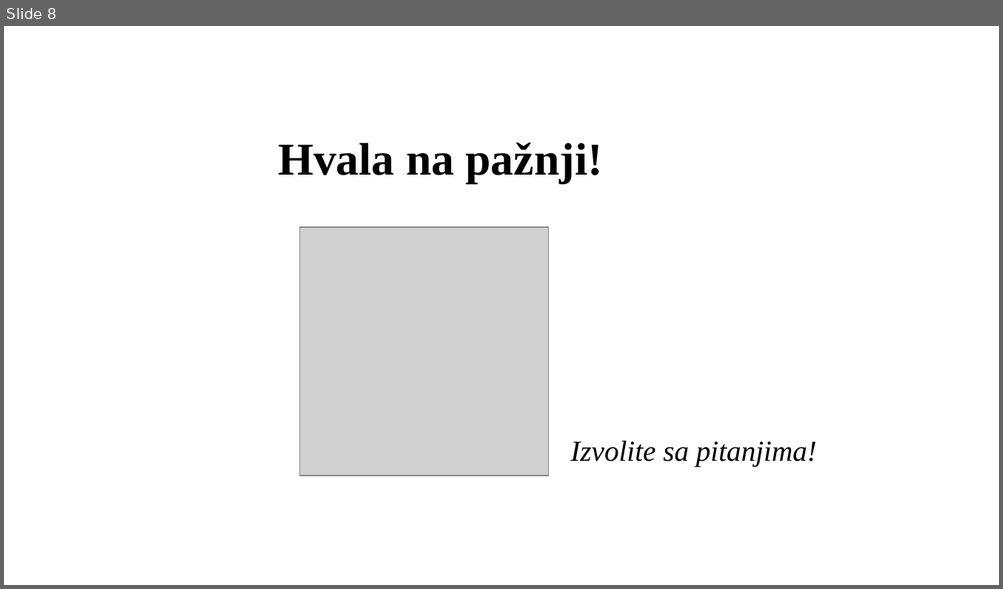
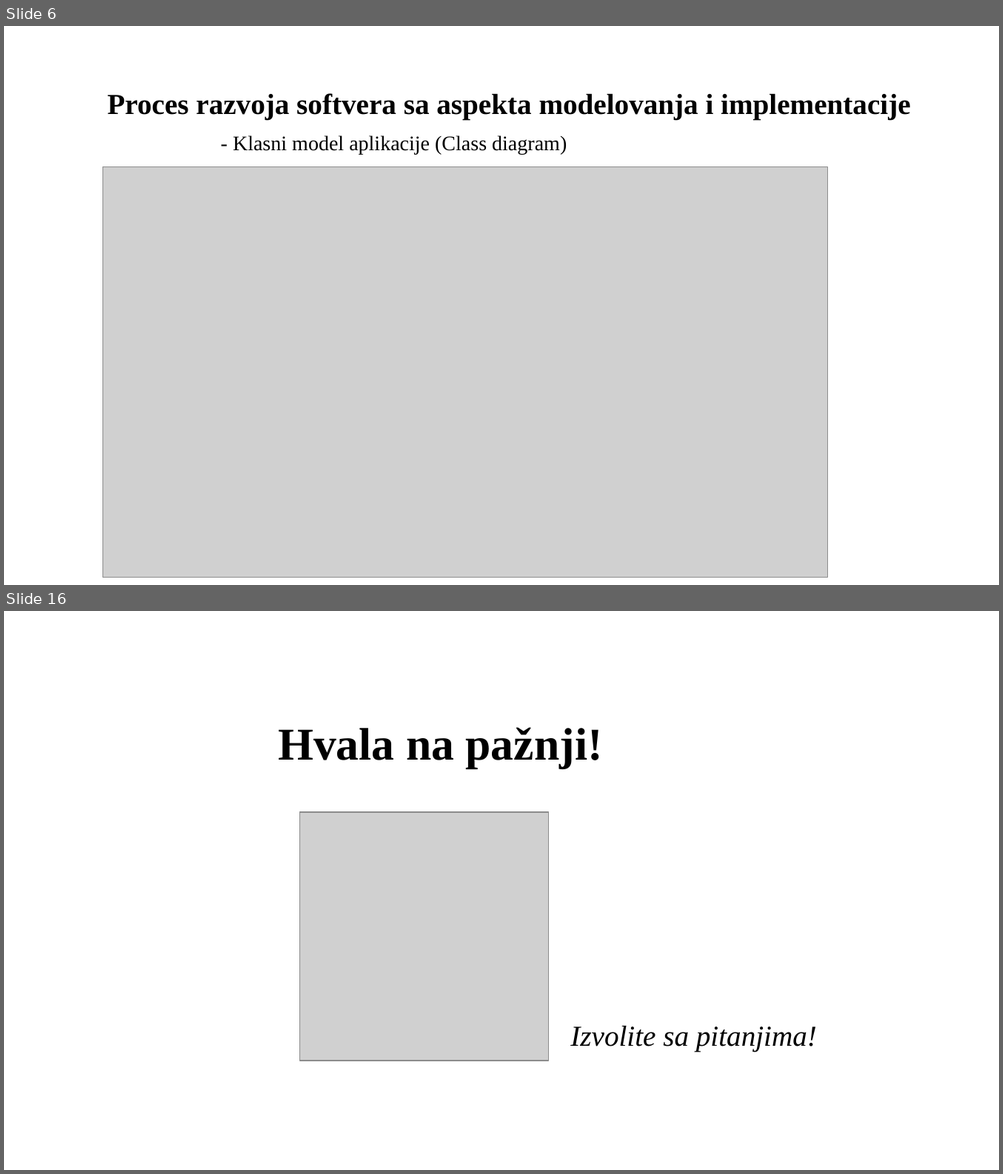
Before and after one commit to Pedja1201/ProjectBrandy_springboot-angular, a slide deck: Specification and Modeling/PredragRadak-Presentation.pptx. Shown one above the other, each under a label of ours: slide 8 before the commit, slides 6 and 16 after it; the slides between them are not shown. The pictures are 1003x589 and 1003x1174 pixels, drawn with LibreOffice and Linux fonts; fonts in the diff are those of the drawing; grey boxes stand for pictures; background and template pictures are left out. Boxes give left, top, right and bottom in pixels: in the first picture for what was removed or moved away, otherwise in the second. Text is boxed around its words. In the diff, an @@ line names an element or a change of style, - is before the commit and + after.

```diff
--- a/Specification and Modeling/PredragRadak-Presentation.pptx
+++ b/Specification and Modeling/PredragRadak-Presentation.pptx
@@ slide 6 added at (4,26,999,585), background picture (left out) @@
@@ title added at (108,93,910,119), 28 pt, text #000000, bold @@
+Proces razvoja softvera sa aspekta modelovanja i implementacije
@@ text added at (233,136,566,155), 20 pt, text #000000 @@
+- Klasni model aplikacije (Class diagram)
@@ picture added at (102,167,828,577) @@
@@ what was slide 8 is now slide 16 @@
```
Also in this commit, not shown: 5 slides changed, 9 other slides added, 2 slides removed.
